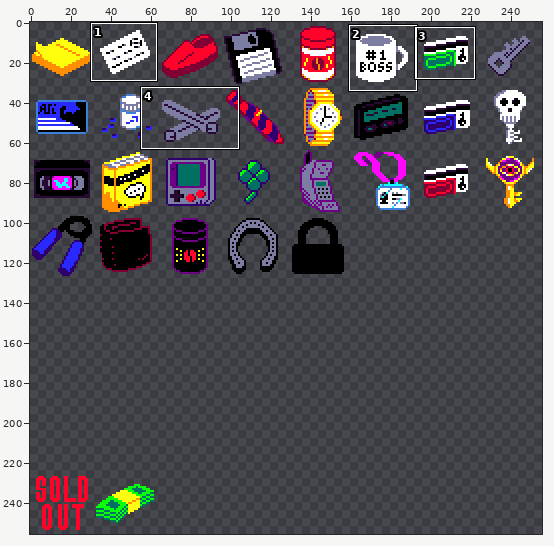
Pixel-art file: textures/aseprite/items.aseprite. Above, an overview of the earlier version with the close-up marked.
Close-up. Earlier state:
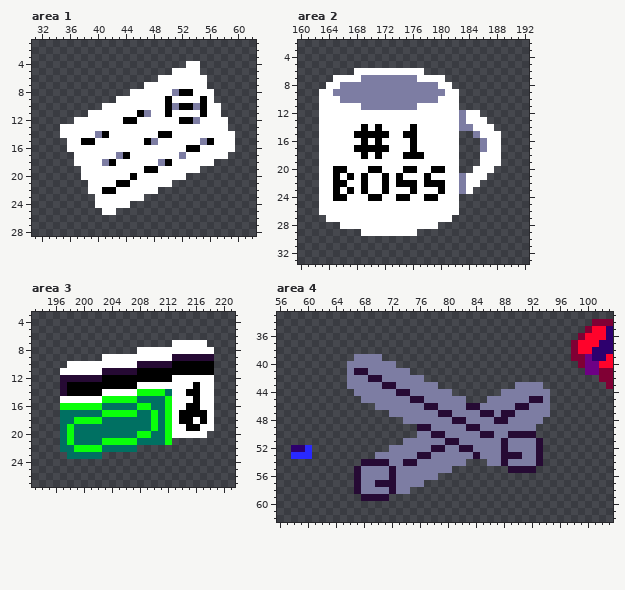
256x256 pixels, 1 frame. Shown: area 1: x 31..62, y 1..28; area 2: x 160..192, y 2..33; area 3: x 193..221, y 3..27; area 4: x 56..103, y 33..62. The commit also changed other parts of the picture, which this record leaves out.
After:
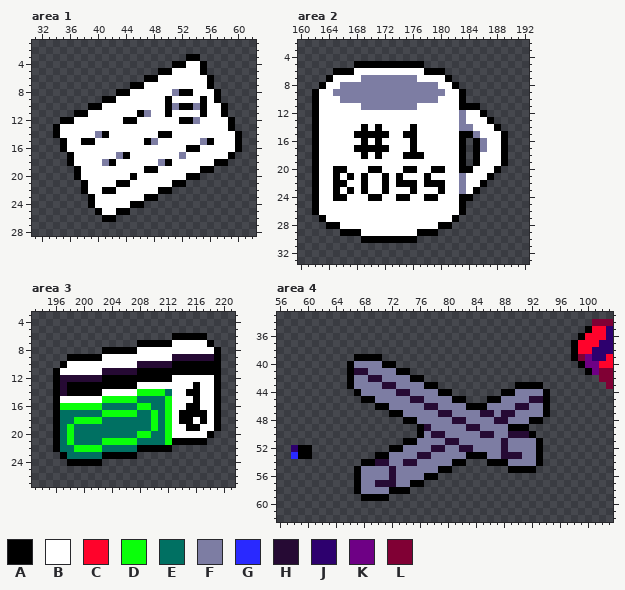
Palette (. is transparent): A #000000  B #ffffff  C #ff032b  D #0aff0a  E #007062  F #7d7da3  G #2929ff  H #260a34  J #2d006e  K #6e0085  L #800034
Edits made:
--- area 1, layer "Layer 1"
@@ x 31..62 @@
  2 ................................
- 3 ................................
- 4 ......................BB........
- 5 ....................BBBB........
- 6 ..................BBBBBBB.......
- 7 ................BBBBBBBBB.......
- 8 ..............BBBBBBFAABBB......
- 9 ............BBBBBBBABBBBAB......
-10 ..........BBBBBBBBBAFAAFABB.....
-11 ........BBBBBBBAFBBABBBBABB.....
-12 ......BBBBBBBAABBBBBBAAFBBBB....
-13 ....BBBBBBBBBBBBBBBBBBBBBBBB....
-14 ....BBBBBFABBBBBBBAABBBBBBBBB...
-15 .....BBAABBBBBBBAFBBBBBBFABBB...
-16 .....BBBBBBBBBBBBBBBBBAABBBBB...
-17 ......BBBBBBFABBBBBBBFBBBBBB....
-18 ......BBBBFABBBBBBFABBBBBB......
-19 .......BBBBBBBBBAABBBBBB........
-20 .......BBBBBBBABBBBBBB..........
-21 ........BBBBAABBBBBB............
-22 ........BBAABBBBBB..............
-23 .........BBBBBBB................
-24 .........BBBBB..................
-25 ..........BB....................
-26 ................................
+ 3 ......................AA........
+ 4 ....................AABBA.......
+ 5 ..................AABBBBA.......
+ 6 ................AABBBBBBBA......
+ 7 ..............AABBBBBBBBBA......
+ 8 ............AABBBBBBFAABBBA.....
+ 9 ..........AABBBBBBBABBBBABA.....
+10 ........AABBBBBBBBBAFAAFABBA....
+11 ......AABBBBBBBAFBBABBBBABBA....
+12 ....AABBBBBBBAABBBBBBAAFBBBBA...
+13 ...ABBBBBBBBBBBBBBBBBBBBBBBBA...
+14 ...ABBBBBFABBBBBBBAABBBBBBBBBA..
+15 ....ABBAABBBBBBBAFBBBBBBFABBBA..
+16 ....ABBBBBBBBBBBBBBBBBAABBBBBA..
+17 .....ABBBBBBFABBBBBBBFBBBBBBA...
+18 .....ABBBBFABBBBBBFABBBBBBAA....
+19 ......ABBBBBBBBBAABBBBBBAA......
+20 ......ABBBBBBBABBBBBBBAA........
+21 .......ABBBBAABBBBBBAA..........
+22 .......ABBAABBBBBBAA............
+23 ........ABBBBBBBAA..............
+24 ........ABBBBBAA................
+25 .........ABBAA..................
+26 ..........AA....................
 27 ................................
--- area 2, layer "Layer 1"
@@ x 160..192 @@
  4 .................................
- 5 .................................
- 6 ........BBBBBBBBBB...............
- 7 .....BBBBFFFFFFFFBBBB............
- 8 ....BBFFFFFFFFFFFFFFBB...........
- 9 ...BBFFFFFFFFFFFFFFFFBB..........
-10 ...BBBFFFFFFFFFFFFFFBBB..........
-11 ...BBBBBBFFFFFFFFBBBBBB..........
-12 ...BBBBBBBBBBBBBBBBBBBBFBB.......
-13 ...BBBBBBBBBBBBBBBBBBBBFBBB......
-14 ...BBBBBBABABBBBABBBBBBFFBBB.....
-15 ...BBBBBAAAAABBAABBBBBB..FBBB....
-16 ...BBBBBBABABBBBABBBBBB...FBB....
-17 ...BBBBBAAAAABBBABBBBBB...FBB....
-18 ...BBBBBBABABBBAAABBBBB...BBB....
-19 ...BBBBBBBBBBBBBBBBBBBB...BBB....
-20 ...BBAABBBAABBBAABBAABB..BBB.....
-21 ...BBABABABBABABBBABBBBFBBB......
-22 ...BBAABBABBABAAABAAABBFBB.......
-23 ...BBABABABBABBBABBBABBFB........
-24 ...BBAABBBAABBAABBAABBB..........
-25 ...BBBBBBBBBBBBBBBBBBBB..........
-26 ...BBBBBBBBBBBBBBBBBBBB..........
-27 ....BBBBBBBBBBBBBBBBBB...........
-28 ......BBBBBBBBBBBBBB.............
-29 .........BBBBBBBB................
-30 .................................
+ 5 ........AAAAAAAAAA...............
+ 6 .....AAABBBBBBBBBBAAA............
+ 7 ....ABBBBFFFFFFFFBBBBA...........
+ 8 ...ABBFFFFFFFFFFFFFFBBA..........
+ 9 ..ABBFFFFFFFFFFFFFFFFBBA.........
+10 ..ABBBFFFFFFFFFFFFFFBBBA.........
+11 ..ABBBBBBFFFFFFFFBBBBBBAAA.......
+12 ..ABBBBBBBBBBBBBBBBBBBBFBBA......
+13 ..ABBBBBBBBBBBBBBBBBBBBFBBBA.....
+14 ..ABBBBBBABABBBBABBBBBBFFBBBA....
+15 ..ABBBBBAAAAABBAABBBBBBAAFBBBA...
+16 ..ABBBBBBABABBBBABBBBBBA.AFBBA...
+17 ..ABBBBBAAAAABBBABBBBBBA.AFBBA...
+18 ..ABBBBBBABABBBAAABBBBBA.ABBBA...
+19 ..ABBBBBBBBBBBBBBBBBBBBA.ABBBA...
+20 ..ABBAABBBAABBBAABBAABBAABBBA....
+21 ..ABBABABABBABABBBABBBBFBBBA.....
+22 ..ABBAABBABBABAAABAAABBFBBA......
+23 ..ABBABABABBABBBABBBABBFBA.......
+24 ..ABBAABBBAABBAABBAABBBAA........
+25 ..ABBBBBBBBBBBBBBBBBBBBA.........
+26 ..ABBBBBBBBBBBBBBBBBBBBA.........
+27 ...ABBBBBBBBBBBBBBBBBBA..........
+28 ....AABBBBBBBBBBBBBBAA...........
+29 ......AAABBBBBBBBAAA.............
+30 .........AAAAAAAA................
 31 .................................
--- area 3, layer "Layer 1"
@@ x 193..221 @@
  5 .............................
- 6 .............................
- 7 ....................BBBBB....
- 8 ...............BBBBBBBBBBB...
- 9 ..........BBBBBBBBBBHHHHHH...
-10 .....BBBBBBBBBBHHHHHAAAAAA...
-11 ....BBBBBBHHHHHAAAAAAAAAAA...
-12 ....HHHHHHAAAAAAAAAABBBBBB...
-13 ....HAAAAAAAAAABBBBBBBBABB...
-14 ....HAAAAABBBBBDDDDEBBAABB...
-15 ....BBBBBBDDDDDEEEEDBBBABB...
-16 ....DDDDDDEEEEEDDEEDBBAABB...
-17 ....EEEEEEDDDDDEEDEDBAAAAB...
-18 ....EEDDDDEEEEEEEDEDBAABAB...
-19 ....EDEEEEEEEEEEEDEDBBAABB...
-20 ....EDEEEEEEEEEDDEEDBBBBB....
-21 ....EDEEEEDDDDDEEEED.........
-22 ....EEDDDDEEEEE..............
-23 .....EEEEE...................
-24 .............................
+ 6 ....................AAAAA....
+ 7 ...............AAAAABBBBBA...
+ 8 ..........AAAAABBBBBBBBBBBA..
+ 9 .....AAAAABBBBBBBBBBHHHHHHA..
+10 ....ABBBBBBBBBBHHHHHAAAAAAA..
+11 ...ABBBBBBHHHHHAAAAAAAAAAAA..
+12 ...AHHHHHHAAAAAAAAAABBBBBBA..
+13 ...AHAAAAAAAAAABBBBBBBBABBA..
+14 ...AHAAAAABBBBBDDDDEBBAABBA..
+15 ...ABBBBBBDDDDDEEEEDBBBABBA..
+16 ...ADDDDDDEEEEEDDEEDBBAABBA..
+17 ...AEEEEEEDDDDDEEDEDBAAAABA..
+18 ...AEEDDDDEEEEEEEDEDBAABABA..
+19 ...AEDEEEEEEEEEEEDEDBBAABBA..
+20 ...AEDEEEEEEEEEDDEEDBBBBBA...
+21 ...AEDEEEEDDDDDEEEEDAAAAA....
+22 ...AEEDDDDEEEEEAAAAA.........
+23 ....AEEEEEAAAAA..............
+24 .....AAAAA...................
 25 .............................
--- area 4, layer "Layer 1"
@@ x 56..103 @@
 34 .............................................LLL
-35 ............................................LCCJ
-36 ...........................................LCCCJ
-37 ..........................................LCCCJJ
-38 ..........................................LCCJJJ
-39 ...........FFFF...........................LLKJJC
-40 ..........FFFFFFF..........................LKKCC
-41 ..........FHHFFFFFF.........................KKLL
-42 ..........FFFHHFFFFFF.........................LL
-43 ..........FFFFFHHFFFFFF...........FFFF.........L
-44 ...........FFFFFFHHFFFFFF.......FFFFFFF.........
-45 ............FFFFFFFHHFFFFFF...FFFFFFHHF.........
-46 ..............FFFFFFFHHFFFFHHFFFFFHHFFF.........
-47 ................FFFFFFFHHFFFFHHFHHFFFFF.........
-48 ..................FFFFFFFHHFFFFHHFFFFF..........
-49 ....................HHFFFFFHHFFFFFFFF...........
-50 ....................FFHHFFFFFHHFFHHHH...........
-51 ..................FFFFFFHHFFFFFFHFFFFH..........
-52 ..JJG...........FFFFFFHHFFHHFFFFHFFFFH..........
-53 ..GGG.........FFFFFFHHFFFFFFHFFFHHHFFH..........
-54 ............HHHHFFHHFFFFFFF...FFHFFFFH..........
-55 ...........HFFFFHFFFFFFFF........HHHH...........
-56 ...........HFFFFHFFFFFF.........................
-57 ...........HFFHHHFFFF...........................
-58 ...........HFFFFHFF.............................
-59 ............HHHH................................
+35 ............................................ACCJ
+36 ...........................................ACCCJ
+37 ..........................................ACCCJJ
+38 ..........................................ACCJJJ
+39 ...........AAAA...........................ALKJJC
+40 ..........AFFFFAA..........................AKKCC
+41 ..........AHHFFFFAA.........................AKLL
+42 ..........AFFHHFFFFAA.........................LL
+43 ..........AFFFFHHFFFFAA...........AAAA.........L
+44 ...........AFFFFFHHFFFFAA.......AAFFFFA.........
+45 ............AAFFFFFHHFFFFAA...AAFFFFHHA.........
+46 ..............AAFFFFFHHFFFFAAAFFFFHHFFA.........
+47 ................AAFFFFFHHFFFFHHFHHFFFFA.........
+48 ..................AAFFFFFHHFFFFHHFFFAA..........
+49 ....................AHFFFFFHHFFFFAAA............
+50 ....................AFHHFFFFFHHFFHHHA...........
+51 ..................AAFFFFHHFFFFFFHFFFFA..........
+52 ..JAA...........AAFFFFHHFFHHFFFFHFFFFA..........
+53 ..GAA.........AAFFFFHHFFFFFAAAFFHHHFFA..........
+54 ............AAHHFFHHFFFFFAA...AAAFFFFA..........
+55 ...........AFFFFHFFFFFFAA........AAAA...........
+56 ...........AFFFFHFFFFAA.........................
+57 ...........AFFHHHFFAA...........................
+58 ...........AFFFFAAA.............................
+59 ............AAAA................................
 60 ................................................
